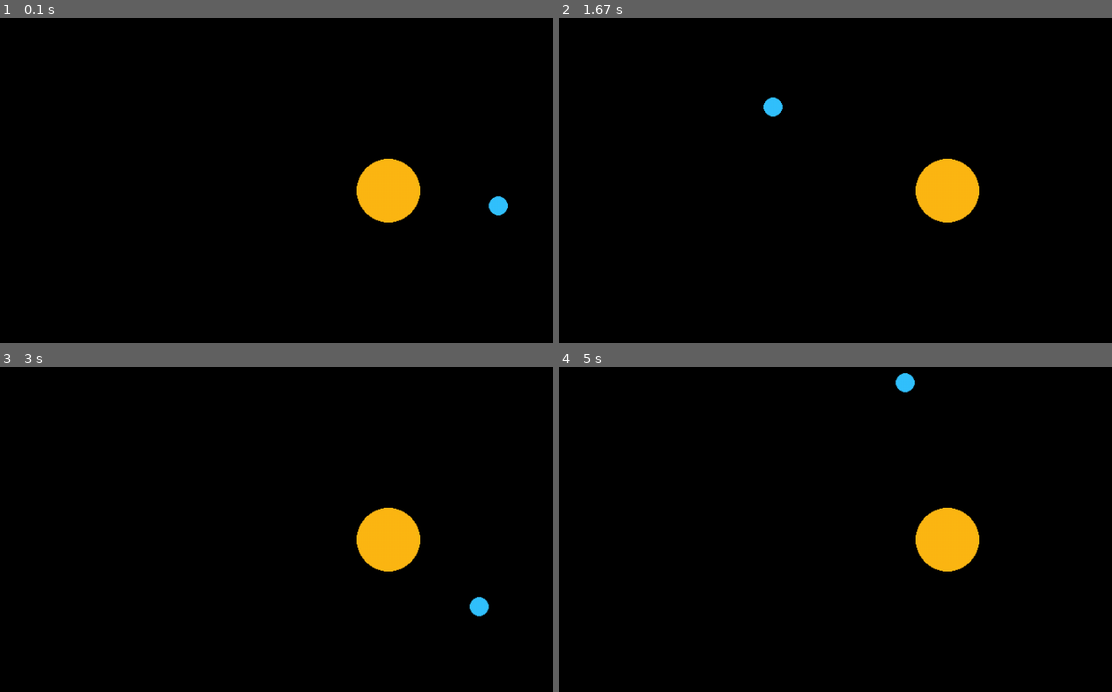
Above: before the commit, frames 1-4 (two rows, left to right).
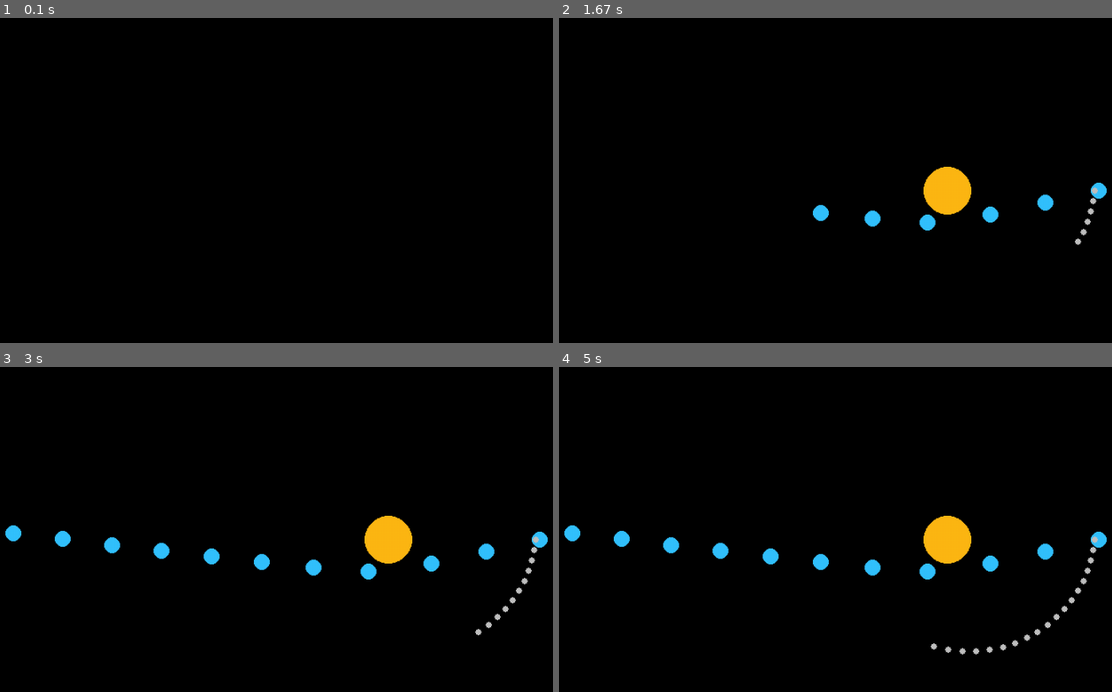
Above: after the commit, the same moments.

Repository: Ansh-Kushwaha/V-SEM-Repo
Game: pygame game, started from Python Lab/Ex14_EllipticalOrbit.py
The game is run twice, just before and just after one commit, with the same random seed, the same clock (stepped at 60 frames per second) and the same inputs.
Inputs:
- Up to frame 1 (0.1 s): no input
- Up to frame 2 (1.67 s): no input
- Up to frame 3 (3 s): no input
- Up to frame 4 (5 s): no input

The runs differ from the first frame. In frame 1, 2.0% of the frame differs, in the area x 64-92%, y 43-63%; in frame 2, 1.8%; in frame 3, 2.5%; in frame 4, 2.7%, in the area x 0-100%, y 1-89%.

Commit message:
03/09/2023

Diff:
--- /dev/null
+++ b/Python Lab/Ex10_First10Prime.py
@@ -0,0 +1,20 @@
+def findPrime(n):
+  lst = []
+  lst.append(2)
+
+  num = 3
+  while True:
+    isPrime = True
+    for i in range(2, int(num / 2) + 1):
+      if num % i == 0:
+        isPrime = False
+        break
+    if isPrime:
+      lst.append(num)
+    num += 1
+    if len(lst) == n:
+      break
+  return lst
+
+n = 20
+print(findPrime(n))
--- a/Python Lab/EllipticalOrbit.py
+++ b/Python Lab/Ex14_EllipticalOrbit.py
@@ -12,9 +12,10 @@
 clock = pygame.time.Clock()
 
 class Planet(pygame.sprite.Sprite):
-    def __init__(self, mass, color, pos, vel, rad):
+    def __init__(self, mass, type, color, pos, vel, rad):
         super().__init__()
         self.mass = mass
+        self.type = type
         self.color = color
         self.pos = pos
         self.vel = vel
@@ -30,6 +31,8 @@
         self.rect.center = self.pos
         ax, ay = 0, 0
         for planet in planets:
+            # if self.type == 'moon' and planet.type == 'sun':
+            #     continue
             if planet != self:
                 d = pygame.math.Vector2(self.pos).distance_to(planet.pos)
                 if d == 0:
@@ -54,25 +57,25 @@
 planets = []
 
 sunPos = center
-p1Pos = pygame.Vector2(center.x + 140, center.y)
-p2Pos = pygame.Vector2(center.x, center.y + 210)
+p1Pos = pygame.Vector2(center.x + 190, center.y)
+m1Pos = pygame.Vector2(center.x + 185, center.y)
 
-sun = Planet(4000, [253, 184, 19], sunPos, pygame.Vector2(0, -1.2), 40)
-p1 = Planet(200, [51,194,254], p1Pos, pygame.Vector2(0, 19), 12)
-# p2 = Planet(180, [193, 68, 14], p2Pos, pygame.Vector2(12, 0), 10)
+sun = Planet(4000, 'sun', [253, 184, 19], sunPos, pygame.Vector2(0, 0), 30)
+p1 = Planet(200, 'planet', [51,194,254], p1Pos, pygame.Vector2(0, 15.4), 10)
+m1 = Planet(165, 'moon', [193, 193, 193], m1Pos, pygame.Vector2(0, 13), 4)
 
-screen.blit(sun.image, sun.rect)
-screen.blit(p1.image, p1.rect)
+# screen.blit(sun.image, sun.rect)
+# screen.blit(p1.image, p1.rect)
 # screen.blit(p2.image, p2.rect)
 
 planets.append(sun)
 planets.append(p1)
-# planets.append(p2)
+planets.append(m1)
 
 def main():
     running = True
     while running:
-        clock.tick(30)
+        clock.tick(4)
         for event in pygame.event.get():
             if event.type == pygame.QUIT:
                 running = False
@@ -80,7 +83,8 @@
             if planet == sun:
                 continue
             planet.update(planets)
-        screen.fill([0, 0, 0])
+            pass
+        # screen.fill([0, 0, 0])
         for planet in planets:
             screen.blit(planet.image, planet.rect)
 
--- a/Python Lab/Ex4_max.py
+++ b/Python Lab/Ex4_max.py
@@ -6,5 +6,6 @@
       m = l[i]
   return m
 
-arr = [9, 10, 2, 4, 12, 53, 22]
-print("Maximum element in", arr, "is:", max(arr))
+l= [9, 10, 2, 4, 12, 53, 22]
+print("List: ", l)
+print("Maximum element in", l, "is:", max(l))
--- a/Python Lab/Ex5_linearSearch.py
+++ b/Python Lab/Ex5_linearSearch.py
@@ -8,6 +8,7 @@
 arr = [23, 12, 45, 1, 8, 4, 3]
 x = 8
 idx = linearSearch(arr, x)
+print("List:", arr)
 if (idx != -1):
     print(x, 'is present at index', idx)
 else:
--- a/Python Lab/Ex7_selectionSort.py
+++ b/Python Lab/Ex7_selectionSort.py
@@ -6,12 +6,12 @@
   for i in range(0, n-1):
     minIdx = i
     for j in range(i + 1, n):
-      if arr[j] < arr[minIdx] :
+      if arr[j] < arr[minIdx]:
         minIdx = j
-    if minIdx != i :
+    if minIdx != i:
       arr[minIdx], arr[i] = arr[i], arr[minIdx]
 
 arr = [45, 12, 84, 36, 64]
+print("Unsorted List:", arr)
 selectionSort(arr)
-
-print(arr)
+print("Sorted List:", arr)
--- a/Python Lab/Ex8_insertionSort.py
+++ b/Python Lab/Ex8_insertionSort.py
@@ -11,7 +11,7 @@
       j -= 1
     arr[j + 1] = key
 
-arr = [23, 89, 12, 43, 64]
+arr = [87, 34, 12, 8, 10, 50]
+print("Unsorted List:", arr)
 insertionSort(arr)
-
-print(arr)
+print("Sorted List:", arr)
Not shown, added: DBMS/Ex1.md
